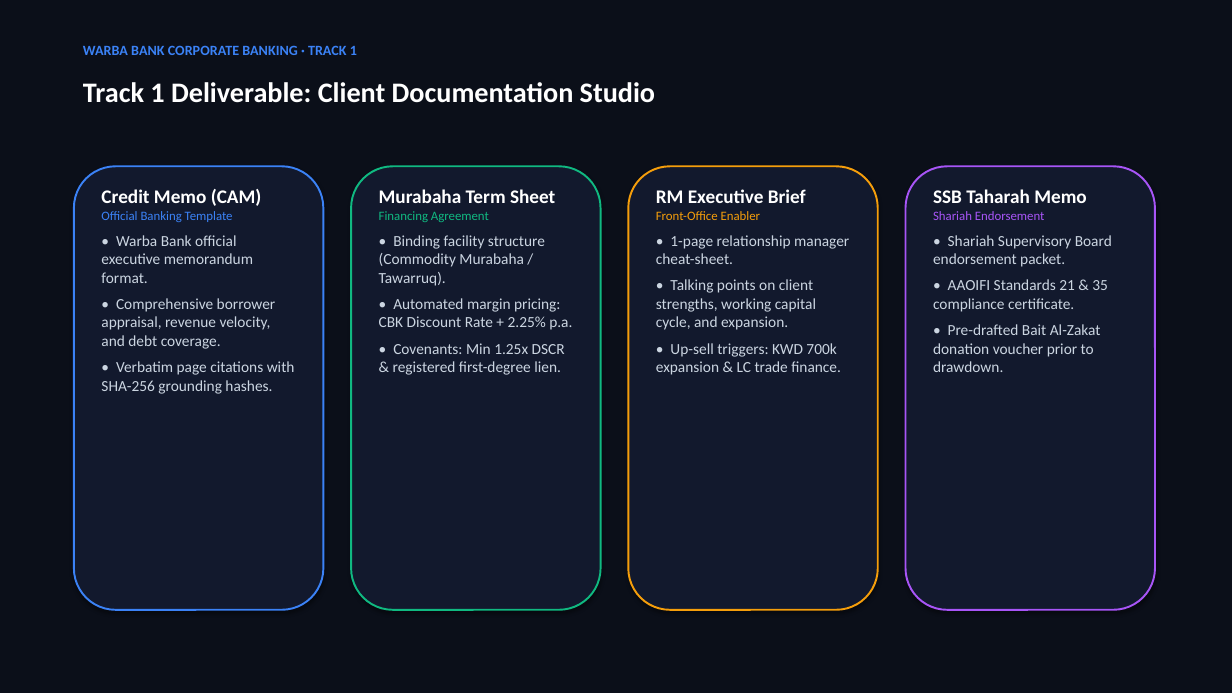
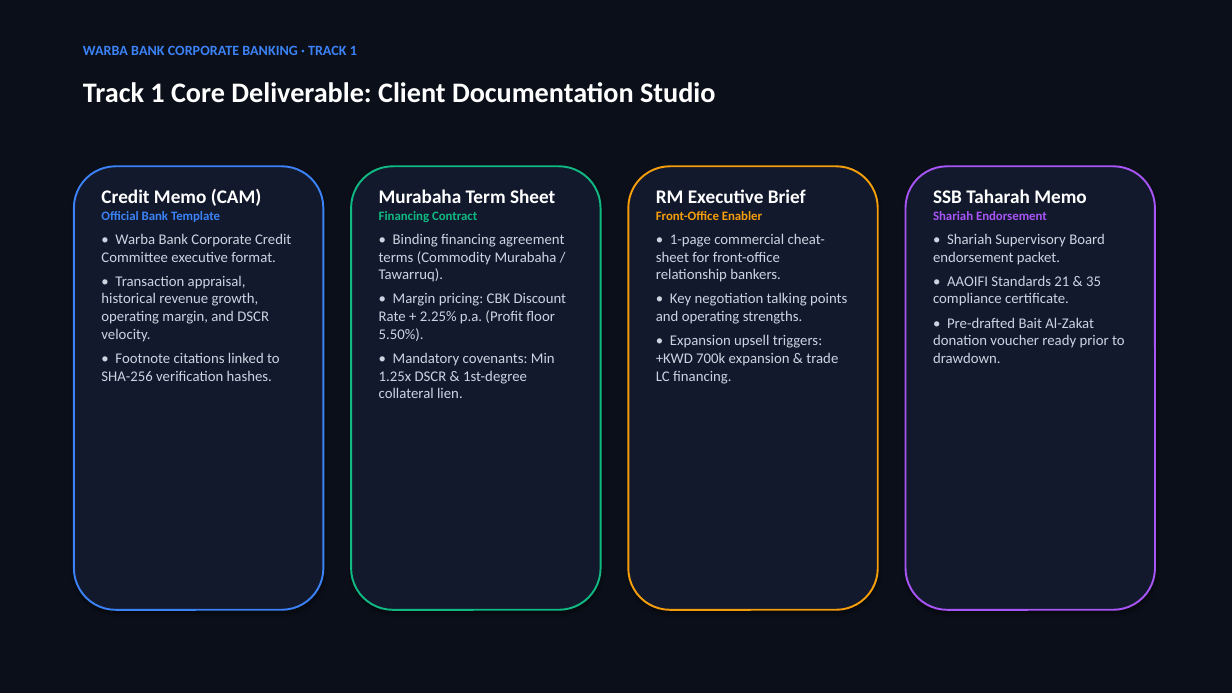
Before and after one commit to najimdeenadam7-wq/sanad, a slide deck: slide 8 of submission/SANAD_Pitch_Deck_Warba_Bank.pptx (slide 4 before the commit). Drawn at 1232x693 pixels with LibreOffice and Linux fonts; fonts in the diff are those of the drawing. Boxes give left, top, right and bottom in pixels: in the first picture for what was removed or moved away, otherwise in the second. Text is boxed around its words. In the diff, an @@ line names an element or a change of style, - is before the commit and + after.

```diff
--- a/submission/SANAD_Pitch_Deck_Warba_Bank.pptx
+++ b/submission/SANAD_Pitch_Deck_Warba_Bank.pptx
@@ text at bbox=[83, 82, 715, 103]: text changed @@
-Track 1 Deliverable: Client Documentation Studio
+Track 1 Core Deliverable: Client Documentation Studio
@@ text "RM Executive Brief" at bbox=[656, 189, 847, 384]: bold on in "Front-Office Enabler" @@
@@ text at bbox=[101, 233, 291, 381]: text changed; size 12 to 11.5 pt @@
-Official Banking Template
-• Warba Bank official executive memorandum format.
-• Comprehensive borrower appraisal, revenue velocity, and debt coverage.
-• Verbatim page citations with SHA-256 grounding hashes.
+Official Bank Template
+• Warba Bank Corporate Credit Committee executive format.
+• Transaction appraisal, historical revenue growth, operating margin, and DSCR velocity.
+• Footnote citations linked to SHA-256 verification hashes.
@@ text at bbox=[379, 234, 567, 398]: text changed; size 12 to 11.5 pt @@
-Financing Agreement
-• Binding facility structure (Commodity Murabaha / Tawarruq).
-• Automated margin pricing: CBK Discount Rate + 2.25% p.a.
-• Covenants: Min 1.25x DSCR & registered first-degree lien.
+Financing Contract
+• Binding financing agreement terms (Commodity Murabaha / Tawarruq).
+• Margin pricing: CBK Discount Rate + 2.25% p.a. (Profit floor 5.50%).
+• Mandatory covenants: Min 1.25x DSCR & 1st-degree collateral lien.
@@ text at bbox=[656, 233, 847, 384]: text changed; size 12 to 11.5 pt @@
-• 1-page relationship manager cheat-sheet.
-• Talking points on client strengths, working capital cycle, and expansion.
-• Up-sell triggers: KWD 700k expansion & LC trade finance.
+• 1-page commercial cheat-sheet for front-office relationship bankers.
+• Key negotiation talking points and operating strengths.
+• Expansion upsell triggers: +KWD 700k expansion & trade LC financing.
@@ text at bbox=[933, 233, 1105, 306]: bold on in "Shariah Endorsement"; size 12 to 11.5 pt in "• Shariah Supervisory Board endorsement packet.", "• AAOIFI Standards 21 & 35 compliance ..."; less space between paragraphs @@
@@ text at bbox=[933, 317, 1125, 363]: text changed; size 12 to 11.5 pt @@
-• Pre-drafted Bait Al-Zakat donation voucher prior to drawdown.
+• Pre-drafted Bait Al-Zakat donation voucher ready prior to drawdown.
```
Also in this commit, not shown: 6 other slides changed, 6 slides added, 1 slide removed, 10 other files.
